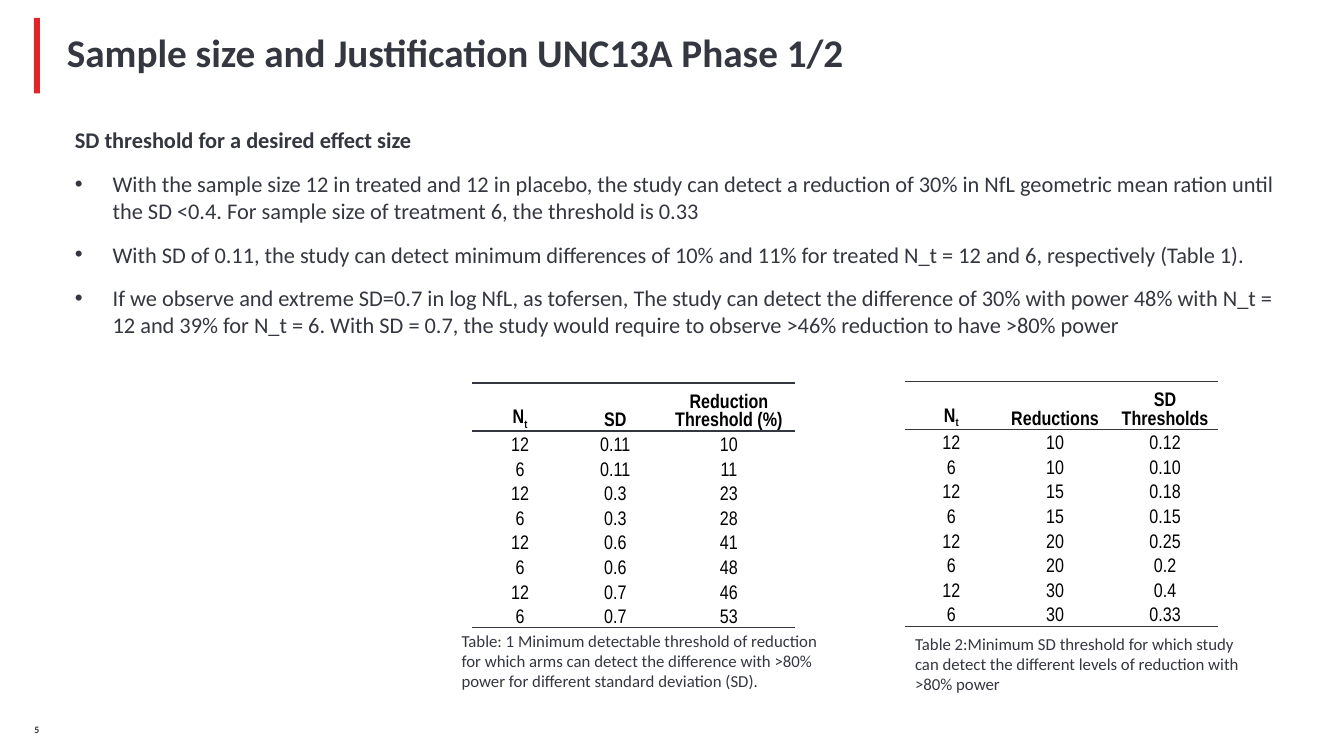
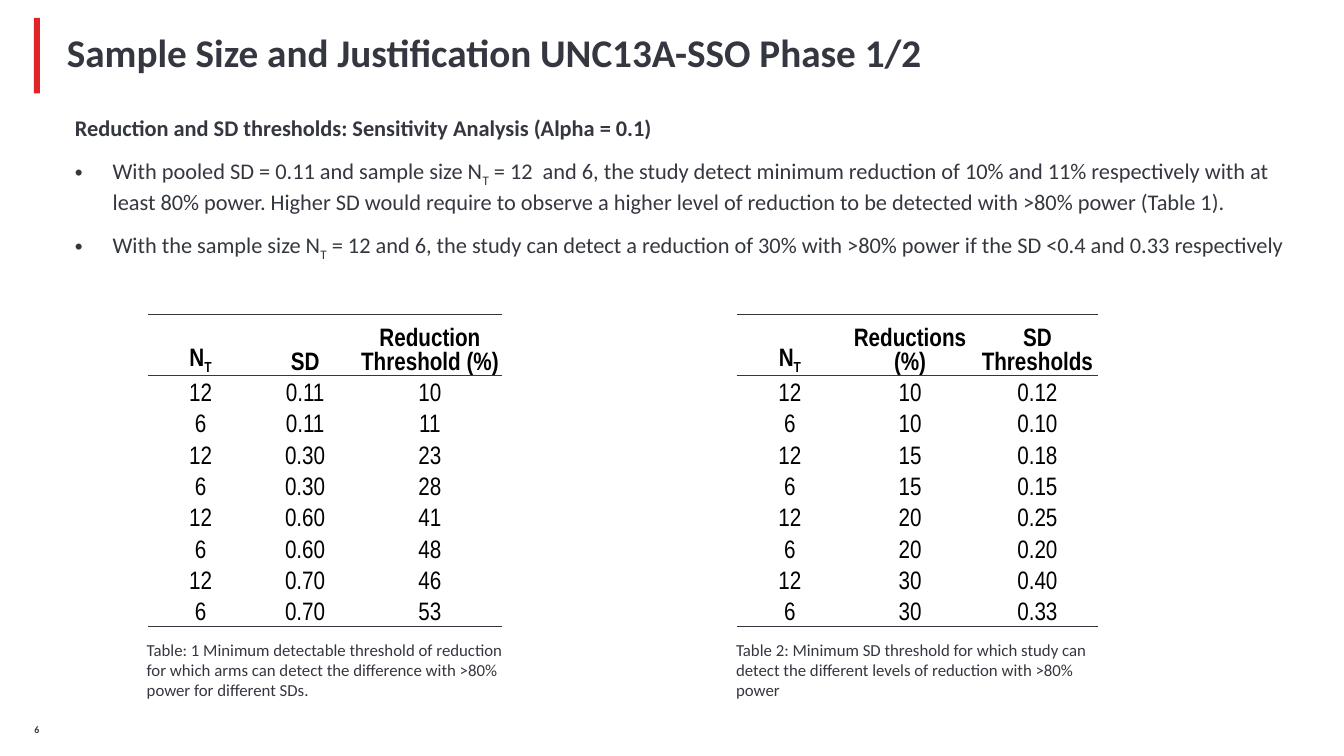
Before and after one commit to YushufSharker/ALS, a slide deck: slide 7 of OutputDocuments/ALS_Slide_deck_STAT.pptx (slide 6 before the commit). Drawn at 1344x756 pixels with LibreOffice and Linux fonts; fonts in the diff are those of the drawing; background and template pictures are left out. Boxes give left, top, right and bottom in pixels: in the first picture for what was removed or moved away, otherwise in the second. Text is boxed around its words. In the diff, an @@ line names an element or a change of style, - is before the commit and + after.

```diff
--- a/OutputDocuments/ALS_Slide_deck_STAT.pptx
+++ b/OutputDocuments/ALS_Slide_deck_STAT.pptx
@@ title at (67, 39, 921, 73): text changed @@
-Sample size and Justification UNC13A Phase 1/2
+Sample Size and Justification UNC13A-SSO Phase 1/2
@@ text at (75, 119, 1283, 257): text changed @@
-SD threshold for a desired effect size
-• With the sample size 12 in treated and 12 in placebo, the study can detect a reduction of 30% in NfL geometric mean ration until the SD <0.4. For sample size of treatment 6, the threshold is 0.33
-• With SD of 0.11, the study can detect minimum differences of 10% and 11% for treated N_t = 12 and 6, respectively (Table 1).
-• If we observe and extreme SD=0.7 in log NfL, as tofersen, The study can detect the difference of 30% with power 48% with N_t = 12 and 39% for N_t = 6. With SD = 0.7, the study would require to observe >46% reduction to have >80% power
+Reduction and SD thresholds: Sensitivity Analysis (Alpha = 0.1)
+• With pooled SD = 0.11 and sample size NT = 12 and 6, the study detect minimum reduction of 10% and 11% respectively with at least 80% power. Higher SD would require to observe a higher level of reduction to be detected with >80% power (Table 1).
+• With the sample size NT = 12 and 6, the study can detect a reduction of 30% with >80% power if the SD <0.4 and 0.33 respectively
@@ table at (148, 315, 503, 631) @@
-row 1, column 1: Nt
+row 1, column 1: NT
-row 4, column 2: 0.3
+row 4, column 2: 0.30
-row 5, column 2: 0.3
+row 5, column 2: 0.30
-row 6, column 2: 0.6
+row 6, column 2: 0.60
-row 7, column 2: 0.6
+row 7, column 2: 0.60
-row 8, column 2: 0.7
+row 8, column 2: 0.70
-row 9, column 2: 0.7
+row 9, column 2: 0.70
@@ size 14 to 18 pt in "SD", "Reduction", "Threshold (%)", "12" and 17 more places @@
@@ table: place and size @@
-table at (473, 383, 795, 632)
+table at (148, 315, 503, 631)
@@ table at (737, 315, 1098, 631) @@
-row 1, column 1: Nt
+row 1, column 1: NT
-row 1, column 2: Reductions
+row 1, column 2: Reductions / (%)
-row 7, column 3: 0.2
+row 7, column 3: 0.20
-row 8, column 3: 0.4
+row 8, column 3: 0.40
@@ size 14 to 18 pt in "SD", "Thresholds", "12", "10" and 20 more places @@
@@ table: place and size @@
-table at (905, 381, 1219, 626)
+table at (737, 315, 1098, 631)
@@ text at (147, 644, 502, 699): text changed @@
-Table: 1 Minimum detectable threshold of reduction for which arms can detect the difference with >80% power for different standard deviation (SD).
+Table: 1 Minimum detectable threshold of reduction for which arms can detect the difference with >80% power for different SDs.
@@ text at (736, 644, 1086, 699): spaces changed @@
-Table 2:Minimum SD threshold for which study can detect the different levels of reduction with >80% power
+Table 2: Minimum SD threshold for which study can detect the different levels of reduction with >80% power
```
Also in this commit, not shown: 11 other slides changed, 3 slides added, 1 other file.
